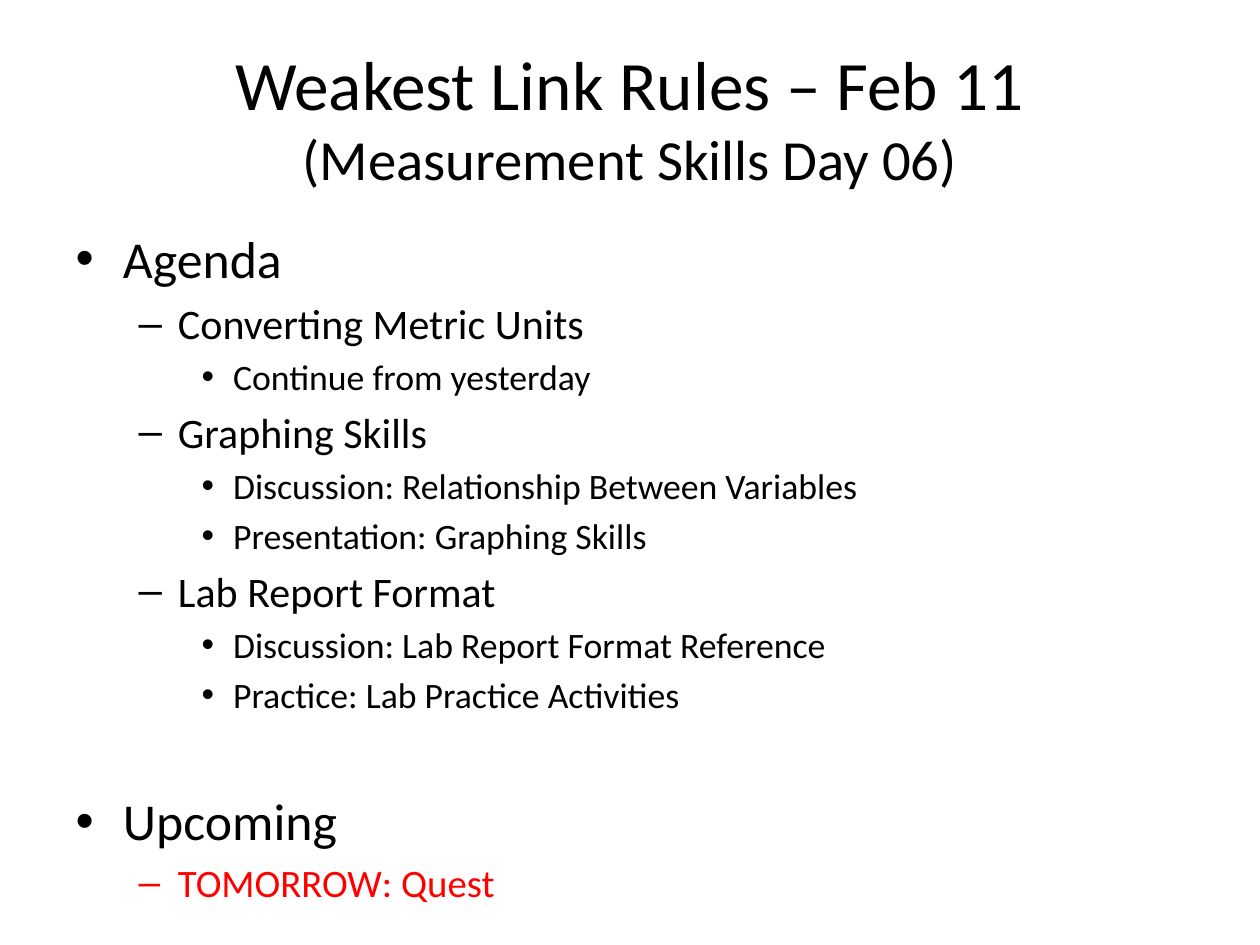
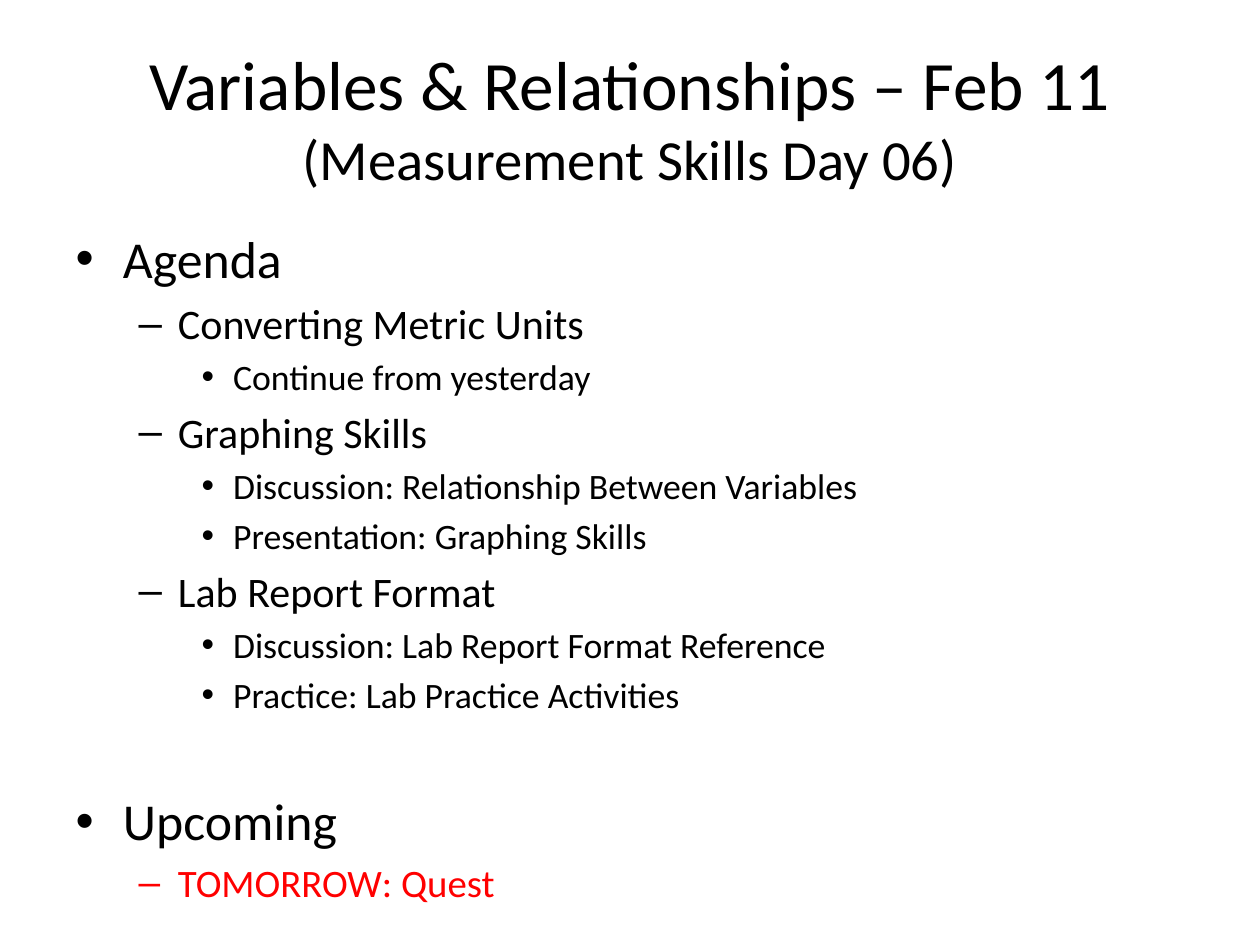
Before and after one commit to Greg5519/SPH3U0, a slide deck: slide 1 of Daily Agendas/Day02.2_VariablesAndRelationships.pptx. Drawn at 1260x945 pixels with LibreOffice and Linux fonts; fonts in the diff are those of the drawing. Boxes give left, top, right and bottom in pixels: in the first picture for what was removed or moved away, otherwise in the second. Text is boxed around its words. In the diff, an @@ line names an element or a change of style, - is before the commit and + after.

```diff
--- a/Daily Agendas/Day02.2_VariablesAndRelationships.pptx
+++ b/Daily Agendas/Day02.2_VariablesAndRelationships.pptx
@@ title at box(149, 62, 1110, 189): text changed; size 32.4 to 39.6 pt @@
-Weakest Link Rules – Feb 11
-(Measurement Skills Day 06)
+Variables & Relationships – Feb 11
+(Measurement Skills Day 06)
```
Also in this commit, not shown: 2 slides added, 5 other files.
